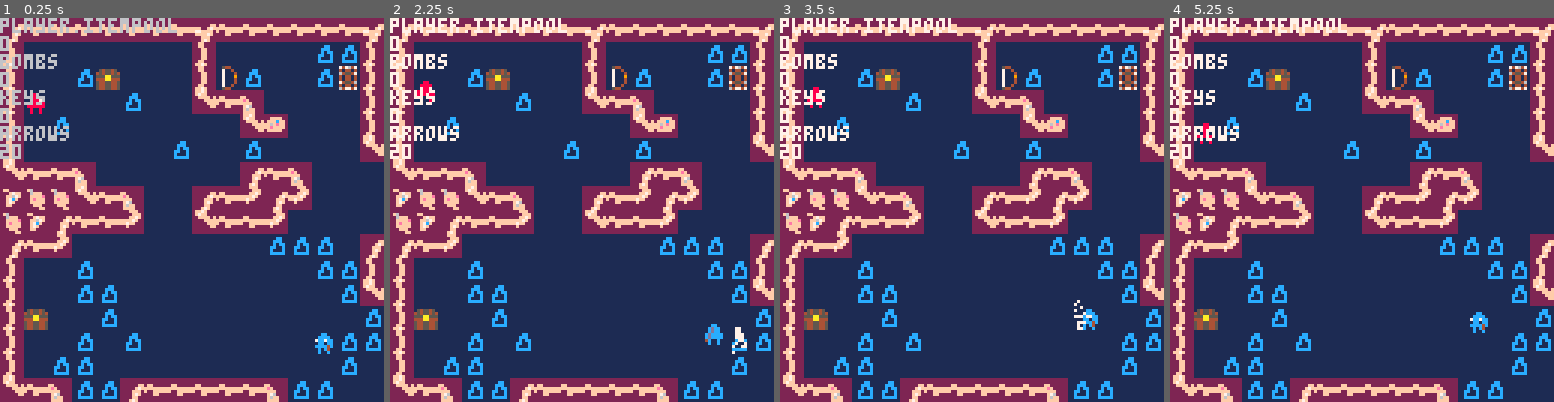
Above: before the commit, frames 1-4 (left to right).
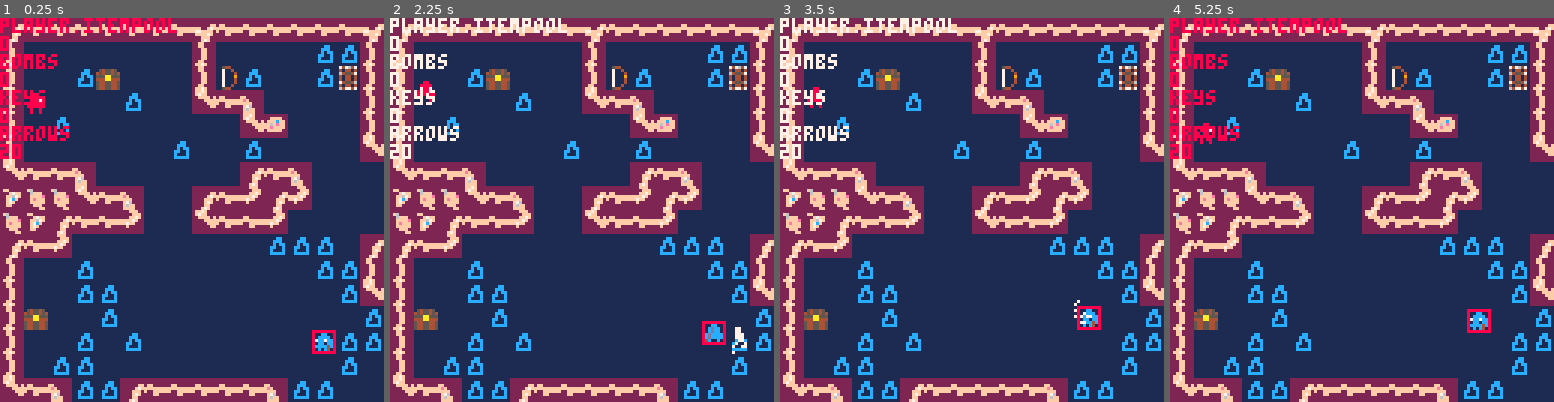
Above: after the commit, the same moments.

Repository: s-france/pico8GameS
Game: PICO-8 cartridge squid.p8
Same seed, same stepped clock (60 frames per second), same inputs: the game is played once before the commit and once after it.
Inputs:
- Up to frame 1 (0.25 s): no input
- Up to frame 2 (2.25 s): tap X (X key) at 0.33, 1.07, 1.85 s; tap O (Z key) at 0.7, 1.7, 2.1 s; hold Right 1.6-2.1 s; hold Up from 2.15 s (still down)
- Up to frame 3 (3.5 s): release Up at 2.42 s; hold Right 2.47-3.03 s; tap O (Z key) at 2.5, 2.9, 3.3 s; tap X (X key) at 2.97 s; hold Left from 3.08 s (still down)
- Up to frame 4 (5.25 s): release Left at 3.58 s; hold Down 3.63-3.97 s; tap O (Z key) every 0.4 s from 3.7 to 4.9 s; hold Right 4.02-4.68 s; tap X (X key) at 4.08, 5.2 s; hold Up 4.73-5.03 s; hold Left from 5.08 s (still down)

The runs differ from the first frame. In frame 1, 2.3% of the frame differs, in the area x 0-88%, y 0-88%; in frame 2, 0.2%; in frame 3, 0.2%; in frame 4, 2.3%.

Commit message:
Update squid.p8

Diff:
--- a/squid.p8
+++ b/squid.p8
@@ -89,7 +89,7 @@
 	print(player.resources.arrows[1])
 
 
-	//foreach(hitboxes, draw_hitbox)
+	foreach(hitboxes, draw_hitbox)
 
 
 end
